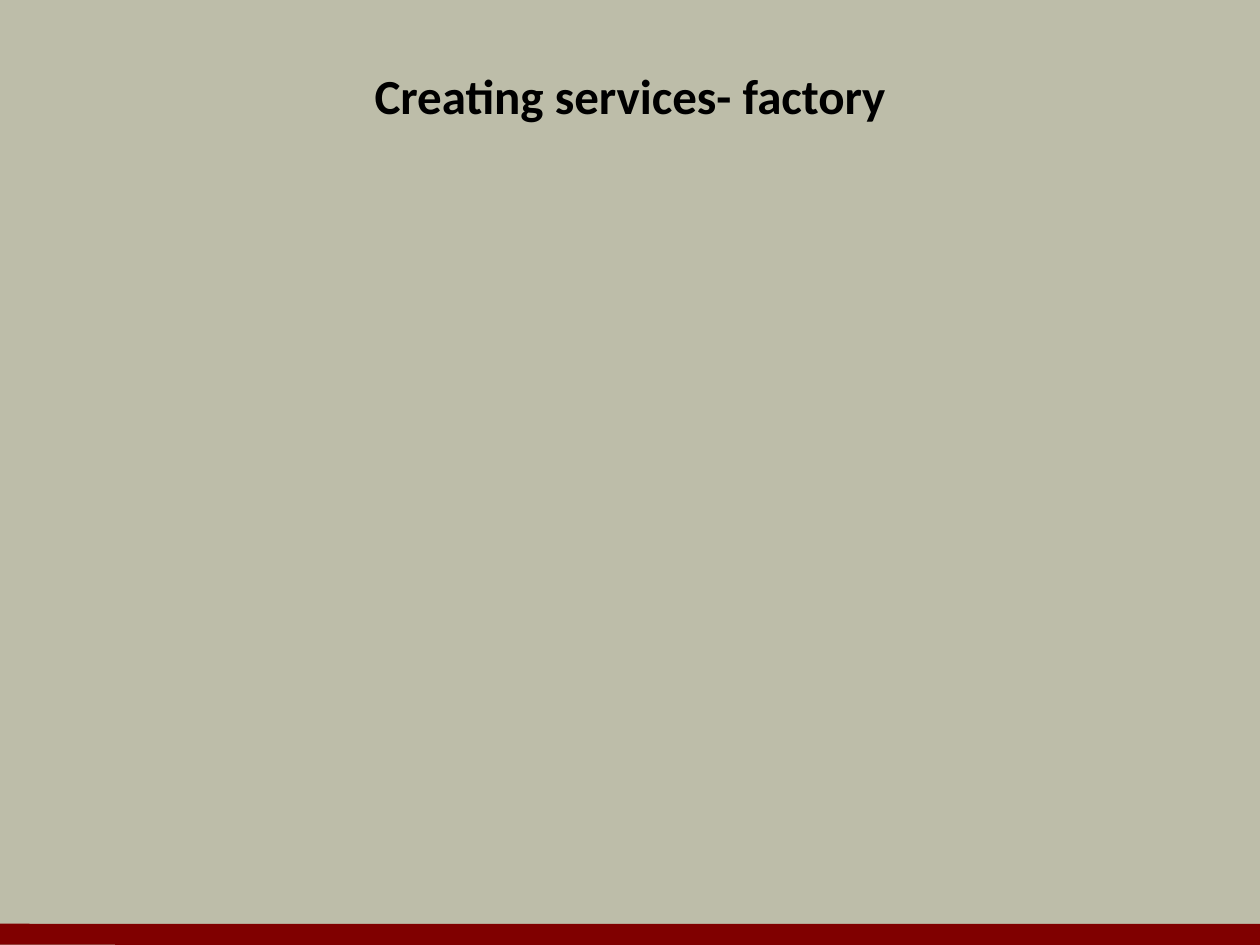
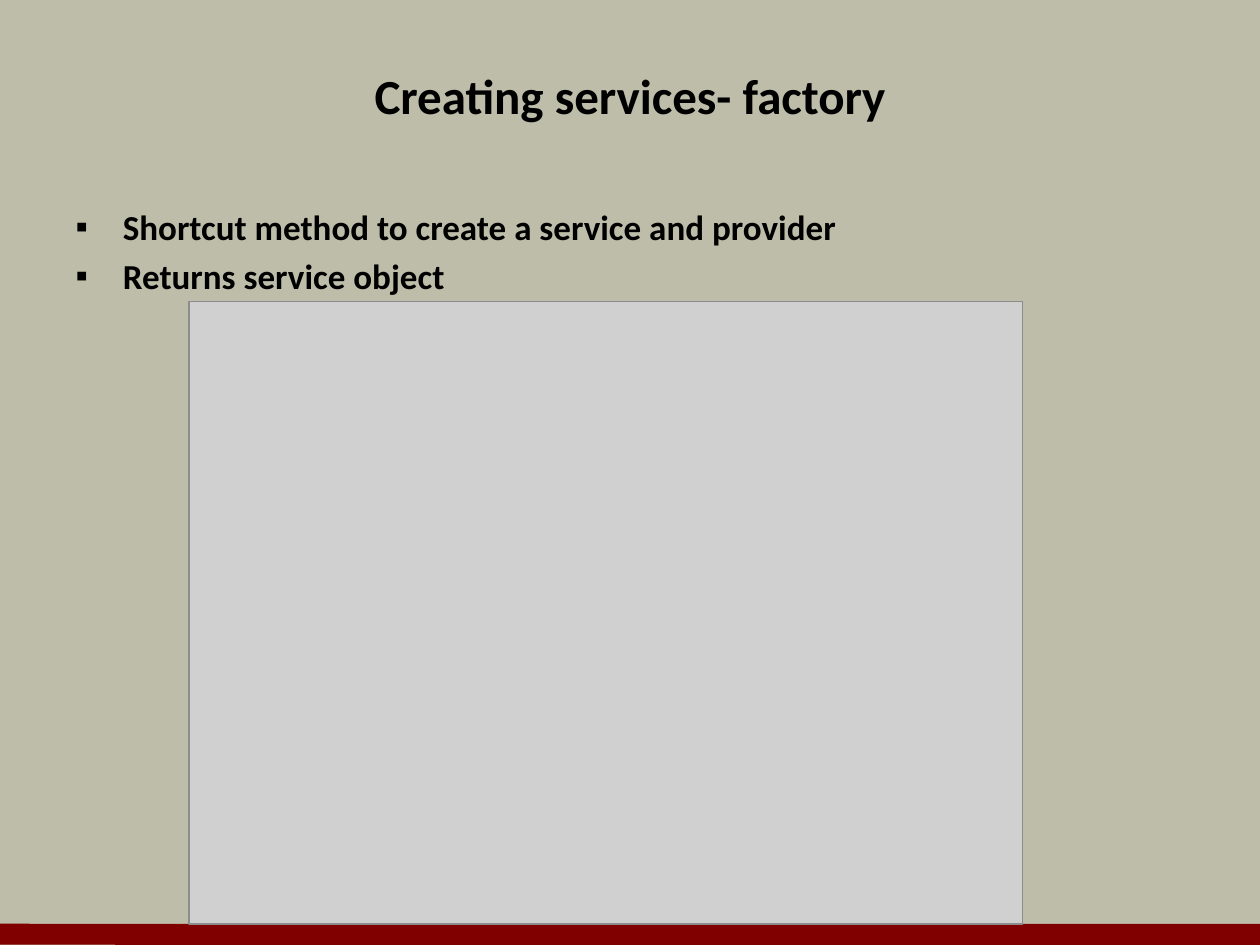
Before and after one commit to OdeToCode/classes, a slide deck: slide 16 of angularjs/slides/04_Services.pptx (slide 19 before the commit). Drawn at 1260x945 pixels with LibreOffice and Linux fonts; fonts in the diff are those of the drawing; grey boxes stand for pictures; background and template pictures are left out. Boxes give left, top, right and bottom in pixels: in the first picture for what was removed or moved away, otherwise in the second. Text is boxed around its words. In the diff, an @@ line names an element or a change of style, - is before the commit and + after.

```diff
--- a/angularjs/slides/04_Services.pptx
+++ b/angularjs/slides/04_Services.pptx
@@ text added at [123,215,836,295], 20 pt, text #000000, bold @@
+▪ Shortcut method to create a service and provider
+▪ Returns service object
@@ picture added at [189,302,1022,925] @@
```
Also in this commit, not shown: 14 other slides changed, 5 slides added, 7 slides removed, 36 other files.
